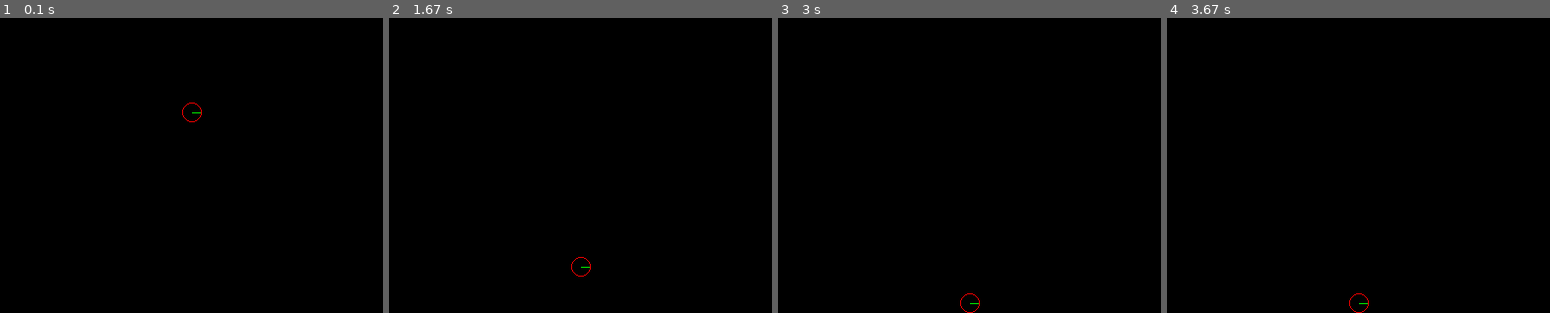
Above: before the commit, frames 1-4 (left to right).
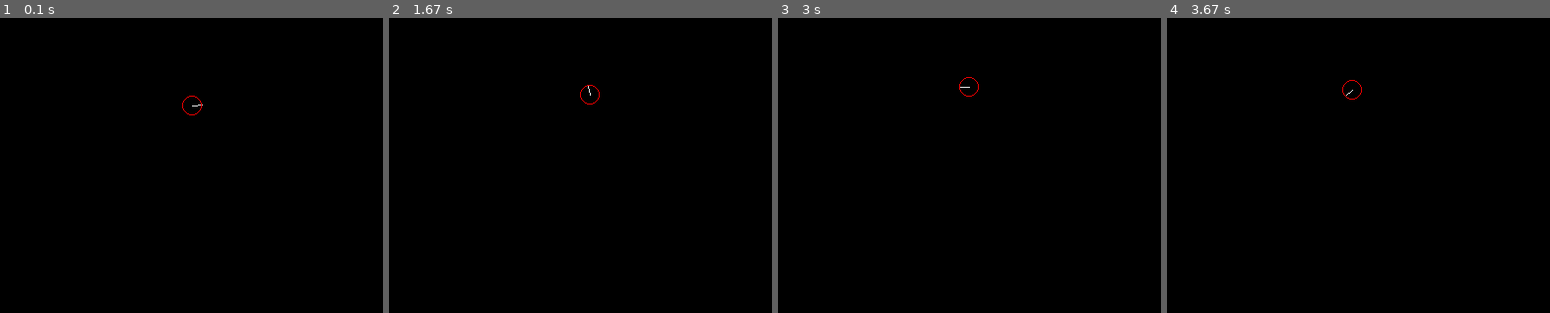
Above: after the commit, the same moments.

Repository: GermanHoyos/LearningPythonAndPygame
Game: pygame game, started from firstPythonFile.py
The game is run twice, just before and just after one commit, with the same random seed, the same clock (stepped at 60 frames per second) and the same inputs.
Inputs:
- Up to frame 1 (0.1 s): no input
- Up to frame 2 (1.67 s): no input
- Up to frame 3 (3 s): no input
- Up to frame 4 (3.67 s): no input
The pictures show only the part of the screen within x 25-75%, y 50-100%; the shares and areas given below are measured in that part.

The runs differ from the first frame. In frame 1, 0.1% of the frame differs, in the area x 47-53%, y 26-36%; in frame 2, 0.1%, in the area x 47-56%, y 22-88%; in frame 3, 0.1%; in frame 4, 0.1%.

Commit message:
Completed unit circle rotation

Diff:
--- a/firstPythonFile.py
+++ b/firstPythonFile.py
@@ -1,34 +1,46 @@
-#My fisrt python project using pygame
-#This game is frame rate independent
-#Animations use delta time not FPS
+# My first python program ever
+# Game is frame rate independent
+# Animations use delta time not FPS
 
 ####################imports####################
 import pygame, time, math, random
 
 ####################init pygame and frame timing####################
-#CONSTANTS
+#Game mechanic constants
 pygame.init()
 FPS = pygame.time.Clock() #called last at end of game loop
 SCREEN_WIDTH = 800
 SCREEN_HEIGHT = 600
 DISPLAYSURF = pygame.display.set_mode((SCREEN_WIDTH,SCREEN_HEIGHT))
-VELOCITY_1 = 100
-#VARIABLES
+
+#Timing variables
 seconds = 0
 minutes = 0
 prev_time = time.time() # critical for init of timing mehcanics line 40
 
-#Global variables
-done = False
+#Physics variables
+VELOCITY_1 =    100     # traverses 800px in about 8.5 seconds # is striclty a speed
+VELOCITY_2 =    10      # first delta time iteration
+GROUND =        (600)   # bottom of the screen
+GRAVITY =       100     # traverses 800px in about 8.5 seconds
+DELTA_TIME =    float
+
+#"ACCELERATION" is a special case variable that involves some math"
+ACCELERATION = 1
+    # to be used with gravity # is a measure of the speed and direction of motion
+    # eg: ACCELERATION = DELTATIME * VELOCITY / TIME
+    # TIME could = the milliseconds the object is not at rest on ground level
+
+#Other Global variables
+done = False                        # is game seq complete
 x = 0
 y = 0
 EPOCH_TIMESTAMP = int(time.time())
-BLACK =     (0,0,0) #tuples are used to store multiple items in a single variable
-WHITE =     (225,225,225) #RGB VALUES red green blue
+BLACK =     (0,0,0)                 #tuples are used to store multiple items in a single variable
+WHITE =     (225,225,225)           #RGB VALUES red green blue
 RED =       (225,0,0)
 GREEN =     (0, 225, 0)
 BLUE =      (0, 0, 225)
-GROUND =    (600)
 text_font = pygame.font.SysFont("Adrial", 20)
 
 #Helper function to render text to screen
@@ -43,28 +55,44 @@
 def draw_unit_circle_2():
     pygame.draw.circle(DISPLAYSURF, GREEN, (750,50), 10, width=1) # a radius of 1 is literaly 1 pixel # width = hollow
 
+####################Circle Class####################
 class RandomCircles():
-    def __init__(
+    def __init__( #think of this as a constructor u r used to in other languages
             self,
             thisX = 390,
-            thisY = 390
-        ): #think of this as a constructor u r used to in other languages
+            thisY = 390,
+            thisAngleInteger = 1,
+            thisAngle = 0 / 180 * math.pi,
+            thisDT = DELTA_TIME,
+            thisDegree = .017 # found this to be the smoothest measure of degree ticks for a unit circle
+        ):
         super().__init__()
         self.thisX = thisX
         self.thisY = thisY
+        self.thisAngleInteger = thisAngleInteger
+        self.thisAngle = thisAngle
+        self.thisDT = thisDT
+        self.thisDegree = thisDegree
 
     def movement(self):
-        if self.thisY < GROUND - 10:
-            self.thisY += VELOCITY_1 * dt
+        self.thisX += math.cos(self.thisAngle) * (VELOCITY_2 * DELTA_TIME)
+        self.thisY -= math.sin(self.thisAngle) * (VELOCITY_2 * DELTA_TIME)
+        self.thisAngleInteger += 1
+        self.thisAngle = self.thisAngleInteger / 180 * math.pi
 
     def draw(self):
-        self.draw_this_cirles_angle = pygame.draw.line(DISPLAYSURF, GREEN, (self.thisX, self.thisY), (self.thisX + 9, self.thisY))
+        # this draw a line/ ray point to the angle at which the circle is traveling
+        self.draw_this_cirles_angle = pygame.draw.line(
+            DISPLAYSURF,
+            WHITE,
+            (self.thisX, self.thisY),
+            (self.thisX + 10 * math.cos(self.thisAngle), self.thisY - 10 * math.sin(self.thisAngle))
+        )
         self.draw_unit_circle = pygame.draw.circle(DISPLAYSURF, RED, (self.thisX,self.thisY), 10, width = 1)
         self.movement()
 
-
 ####################Instantiate Objects####################
-C1 = RandomCircles(390,390)
+C1 = RandomCircles()
 
 ####################Game Loop####################
 while not done:
@@ -85,7 +113,7 @@
     #on every cycle of while loop
     now = time.time()       #float
     dt = now - prev_time    #float # "dt" can be used for adjusting movements
-                            #ie: object_position += velocity * dt
+    DELTA_TIME = dt         #ie: object_position += velocity * dt # this makes dt GLOBAL
     prev_time = now         #float
 
     ####################Clear Screen####################
@@ -103,8 +131,13 @@
     draw_text(convertedFPS,text_font, GREEN, 45, 40)
 
     ####################Game Logic####################
+    #move rect
     if x < SCREEN_WIDTH - 10:
         x += VELOCITY_1 * dt
+
+
+
+
 
     ####################Draw Logic####################
     #Draw test rect
@@ -117,8 +150,6 @@
     #Draw dynamic unit circles
     C1.draw()
 
-
-
     ####################REFRESH LOGIC####################
     #redraws entire DISPLAYSURF, but does not clear DISPLAYSURF
     pygame.display.flip()
